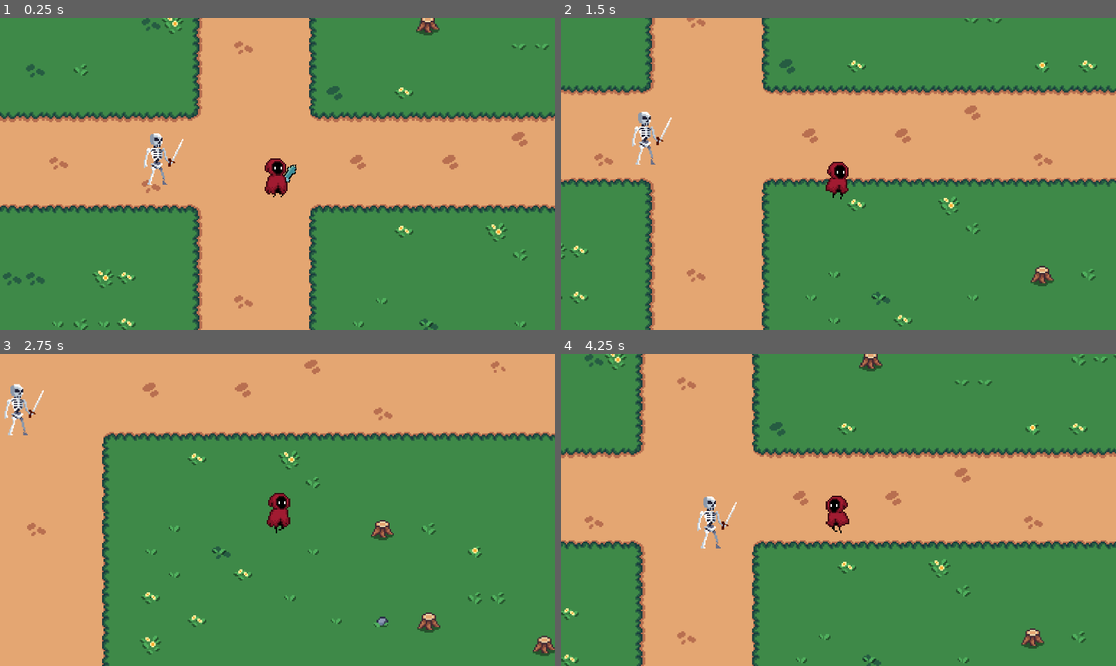
Above: before the commit, frames 1-4 (two rows, left to right).
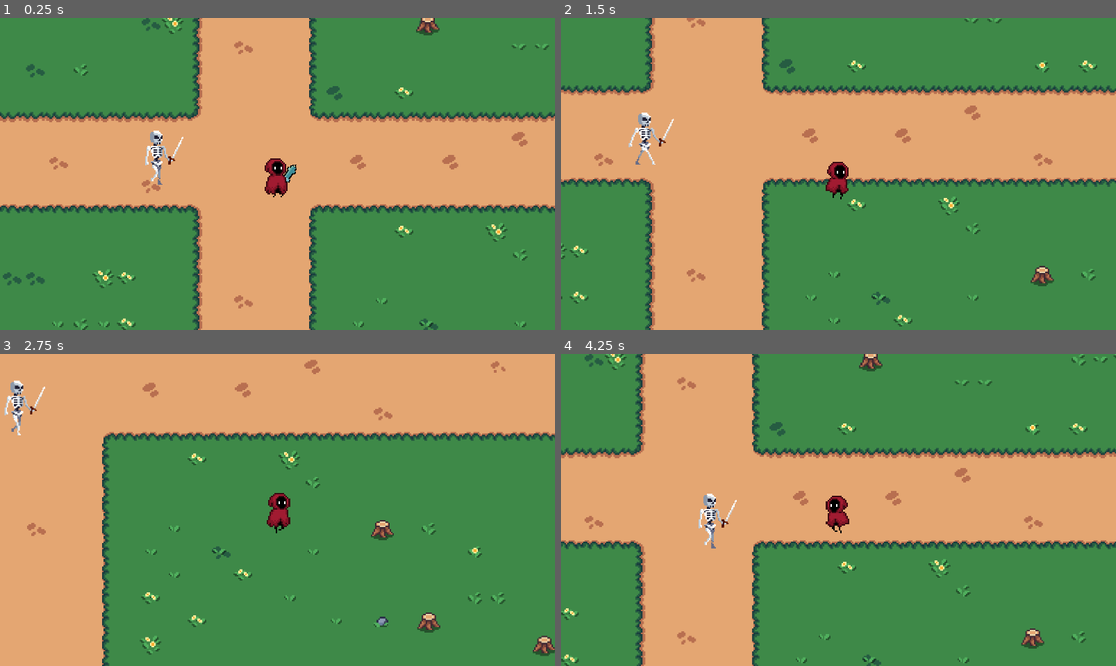
Above: after the commit, the same moments.

Repository: Jerga99/godot-2d-game-course
Game: Godot game, scene res://scenes/play_scene.tscn
Same seed, same stepped clock (60 frames per second), same inputs: the game is played once before the commit and once after it.
Inputs (mouse positions are in pixels of both pictures, inside the frame that each line leads up to):
- Up to frame 1 (0.25 s): no input
- Up to frame 2 (1.5 s): move the mouse to (960, 158) at 0.52 s; hold D (right) 0.53-1.28 s; tap 1 (ability_1) at 0.6 s; move the mouse to (727, 189) at 1.27 s; hold S (down) from 1.28 s (still down); tap 2 (ability_2) at 1.35 s
- Up to frame 3 (2.75 s): move the mouse to (333, 441) at 2.02 s; release S (down) at 2.03 s; hold D (right) from 2.03 s (still down); tap 3 (ability_3) at 2.1 s
- Up to frame 4 (4.25 s): move the mouse to (810, 572) at 2.77 s; release D (right) at 2.78 s; hold W (up) 2.78-3.53 s; tap 1 (ability_1) at 2.85 s; move the mouse to (1005, 556) at 3.52 s; hold A (left) from 3.53 s (still down); tap 2 (ability_2) at 3.6 s

The runs differ from the first frame. In frame 1, 0.4% of the frame differs, in the area x 25-34%, y 36-54%; in frame 2, 0.4%; in frame 3, 0.4%, in the area x 0-9%, y 8-27%; in frame 4, 0.4%.

Commit message:
Velocity and speed

Diff:
--- a/scenes/skeleton.tscn
+++ b/scenes/skeleton.tscn
@@ -1,7 +1,8 @@
-[gd_scene load_steps=12 format=3 uid="uid://cqngy6tky4lra"]
+[gd_scene load_steps=23 format=3 uid="uid://cqngy6tky4lra"]
 
 [ext_resource type="Script" uid="uid://c287ibr3ofedg" path="res://scripts/entity/enemy.gd" id="1_txkty"]
 [ext_resource type="Texture2D" uid="uid://dnrt755loii3p" path="res://assets/Skeletons_Free_Pack 2/Skeleton_Sword/Skeleton_White/Skeleton_With_VFX/Skeleton_01_White_Idle.png" id="2_txkty"]
+[ext_resource type="Texture2D" uid="uid://vostqpgbkb6q" path="res://assets/Skeletons_Free_Pack 2/Skeleton_Sword/Skeleton_White/Skeleton_With_VFX/Skeleton_01_White_Walk.png" id="3_ivqcw"]
 
 [sub_resource type="AtlasTexture" id="AtlasTexture_xrus2"]
 atlas = ExtResource("2_txkty")
@@ -35,6 +36,46 @@
 atlas = ExtResource("2_txkty")
 region = Rect2(672, 0, 96, 64)
 
+[sub_resource type="AtlasTexture" id="AtlasTexture_bnirc"]
+atlas = ExtResource("3_ivqcw")
+region = Rect2(0, 0, 96, 64)
+
+[sub_resource type="AtlasTexture" id="AtlasTexture_5pgwy"]
+atlas = ExtResource("3_ivqcw")
+region = Rect2(96, 0, 96, 64)
+
+[sub_resource type="AtlasTexture" id="AtlasTexture_ssl1b"]
+atlas = ExtResource("3_ivqcw")
+region = Rect2(192, 0, 96, 64)
+
+[sub_resource type="AtlasTexture" id="AtlasTexture_w4hcs"]
+atlas = ExtResource("3_ivqcw")
+region = Rect2(288, 0, 96, 64)
+
+[sub_resource type="AtlasTexture" id="AtlasTexture_haw2w"]
+atlas = ExtResource("3_ivqcw")
+region = Rect2(384, 0, 96, 64)
+
+[sub_resource type="AtlasTexture" id="AtlasTexture_i0f3v"]
+atlas = ExtResource("3_ivqcw")
+region = Rect2(480, 0, 96, 64)
+
+[sub_resource type="AtlasTexture" id="AtlasTexture_6yhqa"]
+atlas = ExtResource("3_ivqcw")
+region = Rect2(576, 0, 96, 64)
+
+[sub_resource type="AtlasTexture" id="AtlasTexture_2iffn"]
+atlas = ExtResource("3_ivqcw")
+region = Rect2(672, 0, 96, 64)
+
+[sub_resource type="AtlasTexture" id="AtlasTexture_67pwj"]
+atlas = ExtResource("3_ivqcw")
+region = Rect2(768, 0, 96, 64)
+
+[sub_resource type="AtlasTexture" id="AtlasTexture_dnc0r"]
+atlas = ExtResource("3_ivqcw")
+region = Rect2(864, 0, 96, 64)
+
 [sub_resource type="SpriteFrames" id="SpriteFrames_xrus2"]
 animations = [{
 "frames": [{
@@ -65,6 +106,41 @@
 "loop": true,
 "name": &"idle",
 "speed": 10.0
+}, {
+"frames": [{
+"duration": 1.0,
+"texture": SubResource("AtlasTexture_bnirc")
+}, {
+"duration": 1.0,
+"texture": SubResource("AtlasTexture_5pgwy")
+}, {
+"duration": 1.0,
+"texture": SubResource("AtlasTexture_ssl1b")
+}, {
+"duration": 1.0,
+"texture": SubResource("AtlasTexture_w4hcs")
+}, {
+"duration": 1.0,
+"texture": SubResource("AtlasTexture_haw2w")
+}, {
+"duration": 1.0,
+"texture": SubResource("AtlasTexture_i0f3v")
+}, {
+"duration": 1.0,
+"texture": SubResource("AtlasTexture_6yhqa")
+}, {
+"duration": 1.0,
+"texture": SubResource("AtlasTexture_2iffn")
+}, {
+"duration": 1.0,
+"texture": SubResource("AtlasTexture_67pwj")
+}, {
+"duration": 1.0,
+"texture": SubResource("AtlasTexture_dnc0r")
+}],
+"loop": true,
+"name": &"walk",
+"speed": 10.0
 }]
 
 [node name="Skeleton" type="Node2D"]
@@ -76,5 +152,6 @@
 [node name="AnimatedSprite2D" type="AnimatedSprite2D" parent="."]
 texture_filter = 1
 sprite_frames = SubResource("SpriteFrames_xrus2")
-animation = &"idle"
+animation = &"walk"
 autoplay = "idle"
+frame_progress = 0.150203
--- a/scripts/entity/enemy.gd
+++ b/scripts/entity/enemy.gd
@@ -2,11 +2,15 @@
 extends Entity
 
 var player: Player
+var velocity: Vector2
+var current_speed: float
+var last_position
 
 @export var speed: float = 10.0
 
 func _ready():
 	super._ready()
+	last_position = position
 	player =  get_tree().get_first_node_in_group("player")
 
 
@@ -14,3 +18,16 @@
 	if player != null:
 		var dir = (player.position - self.position).normalized()
 		self.position += dir * speed * delta
+
+	velocity = (position - last_position) / delta
+	current_speed = velocity.length()
+	last_position = position
+
+	_handle_animations()
+
+
+func _handle_animations():
+	if current_speed <= 0:
+		animated_sprite.play("idle")
+	else:
+		animated_sprite.play("walk")
--- a/scripts/entity/entity.gd
+++ b/scripts/entity/entity.gd
@@ -1,5 +1,7 @@
 class_name Entity
 extends Node2D
 
+@onready var animated_sprite: AnimatedSprite2D = $AnimatedSprite2D
+
 func _ready():
 	pass
--- a/scripts/entity/player.gd
+++ b/scripts/entity/player.gd
@@ -8,7 +8,6 @@
 var weapon_right: Vector2
 var weapon_left: Vector2
 
-@onready var animated_sprite: AnimatedSprite2D = $AnimatedSprite2D
 @onready var ability_controller: AbilityController = $AbilityController
 
 func _ready():
